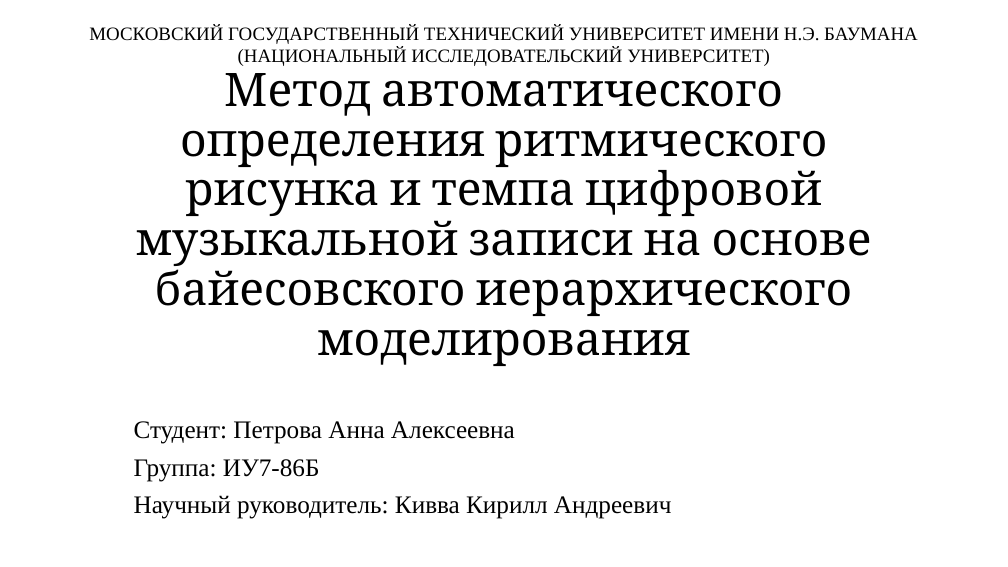
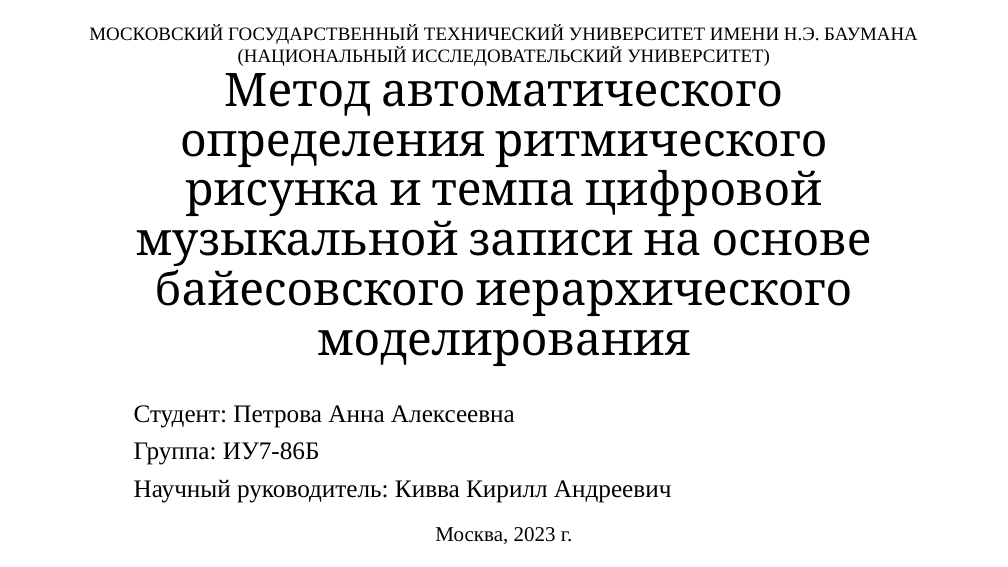
Before and after one commit to aavortep/bachelor_diploma, a slide deck: slide 1 of docs/presentation.pptx. Drawn at 1008x567 pixels with LibreOffice and Linux fonts; fonts in the diff are those of the drawing. Boxes give left, top, right and bottom in pixels: in the first picture for what was removed or moved away, otherwise in the second. Text is boxed around its words. In the diff, an @@ line names an element or a change of style, - is before the commit and + after.

```diff
--- a/docs/presentation.pptx
+++ b/docs/presentation.pptx
@@ subtitle "Студент: Петрова Анна Алексеевна": place and size @@
-subtitle "Студент: Петрова Анна Алексеевна" at [134,421,671,519]
+subtitle "Студент: Петрова Анна Алексеевна" at [134,405,671,503]
@@ text added at [435,527,573,544], 20 pt, text #000000 @@
+Москва, 2023 г.
```
Also in this commit, not shown: 4 other slides changed, 28 other files.
